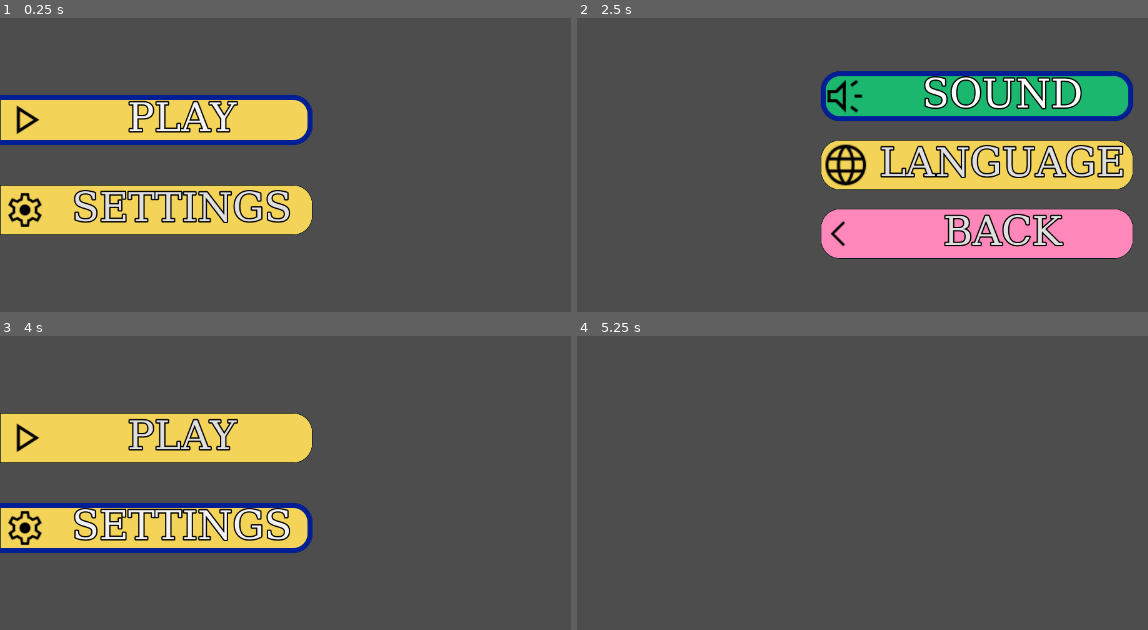
Above: before the commit, frames 1-4 (two rows, left to right).
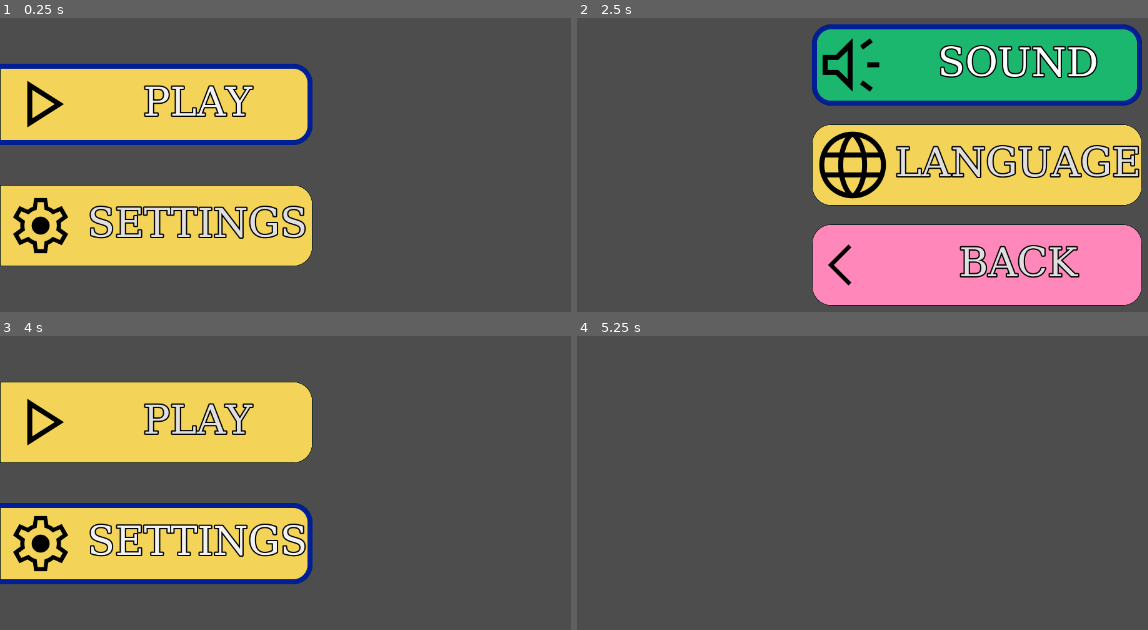
Above: after the commit, the same moments.

Repository: shahriarlabib000/simple_godot4_ui
Game: Godot game, scene res://UI/ui.tscn
Two runs of this game, one before a commit and one after it. Both use one fixed random seed, a clock stepped at 60 frames per second and the inputs below.
Inputs:
- Up to frame 1 (0.25 s): no input
- Up to frame 2 (2.5 s): click "PLAY" at 0.5 s; click "PLAY" at 1.25 s; click "SETTINGS" at 2 s
- Up to frame 3 (4 s): click "BACK" at 2.75 s; tap Enter at 3.5 s; hold Up (ui_up) from 3.53 s (still down)
- Up to frame 4 (5.25 s): release Up (ui_up) at 4.28 s; hold Down (ui_down) 4.28-5.03 s; tap Space at 5 s; hold Up (ui_up) from 5.03 s (still down)

The runs differ from the first frame. In frame 1, 19% of the frame differs, in the area x 0-55%, y 15-85%; in frame 2, 41%, in the area x 41-99%, y 2-98%; in frame 3, 18%; in frame 4, nothing differs.

Commit message:
resize svg

Diff:
--- a/UI/icons/back.svg
+++ b/UI/icons/back.svg
@@ -1,4 +1,4 @@
-<svg xmlns="http://www.w3.org/2000/svg" height="64px" viewBox="0 -1560 1560 1560" width="64px" fill="#000000">
+<svg xmlns="http://www.w3.org/2000/svg" height="128px" viewBox="0 -1560 1560 1560" width="128px" fill="#000000">
 <g transform="translate(300, -300)">
 <path d="M400-80 0-480l400-400 56 57-343 343 343 343-56 57Z"/>
 </g>
--- a/UI/icons/language.svg
+++ b/UI/icons/language.svg
@@ -1 +1 @@
-<svg xmlns="http://www.w3.org/2000/svg" height="48px" viewBox="0 -960 960 960" width="48px" fill="#000000"><path d="M480-80q-84 …(822 unchanged characters)…
+<svg xmlns="http://www.w3.org/2000/svg" height="128px" viewBox="0 -960 960 960" width="128px" fill="#000000"><path d="M480-80q-84 …(822 unchanged characters)…
--- a/UI/icons/mute.svg
+++ b/UI/icons/mute.svg
@@ -1 +1 @@
-<svg xmlns="http://www.w3.org/2000/svg" height="64px" viewBox="0 -960 960 960" width="64px" fill="#000000"><path d="m611-323-43- …(187 unchanged characters)…
+<svg xmlns="http://www.w3.org/2000/svg" height="128px" viewBox="0 -960 960 960" width="128px" fill="#000000"><path d="m611-323-43- …(187 unchanged characters)…
--- a/UI/icons/play.svg
+++ b/UI/icons/play.svg
@@ -1 +1 @@
-<svg xmlns="http://www.w3.org/2000/svg" height="64px" viewBox="0 -960 960 960" width="64px" fill="#000000"><path d="M320-203v-560l440 280-440 280Zm60-280Zm0 171 269-171-269-171v342Z"/></svg>
+<svg xmlns="http://www.w3.org/2000/svg" height="128px" viewBox="0 -960 960 960" width="128px" fill="#000000"><path d="M320-203v-560l440 280-440 280Zm60-280Zm0 171 269-171-269-171v342Z"/></svg>
--- a/UI/icons/settings.svg
+++ b/UI/icons/settings.svg
@@ -1,4 +1,4 @@
-<svg xmlns="http://www.w3.org/2000/svg" height="64px" viewBox="0 -1160 1160 1160" width="64px" fill="#000000">
+<svg xmlns="http://www.w3.org/2000/svg" height="128px" viewBox="0 -1160 1160 1160" width="128px" fill="#000000">
  <g transform="translate(100, -100)">
 <path d="m388-80-20-126q-19-7-40-19t-37-25l-118 54-93-164 108-79q-2-9-2.5-20.5T185-480q0-9 .5-20.5T188-521L80-600l93-16 …(573 unchanged characters)…
 </g>
--- a/UI/icons/sound.svg
+++ b/UI/icons/sound.svg
@@ -1 +1 @@
-<svg xmlns="http://www.w3.org/2000/svg" height="64px" viewBox="0 -960 960 960" width="64px" fill="#000000"><path d="M655-452v-60 …(183 unchanged characters)…
+<svg xmlns="http://www.w3.org/2000/svg" height="128px" viewBox="0 -960 960 960" width="128px" fill="#000000"><path d="M655-452v-60 …(183 unchanged characters)…
--- a/UI/ui.tscn
+++ b/UI/ui.tscn
@@ -76,7 +76,6 @@
 action_mode = 0
 text = "PLAY"
 icon = ExtResource("3_4fiuh")
-expand_icon = true
 
 [node name="settings" type="Button" parent="btns" groups=["ui_btn"]]
 custom_minimum_size = Vector2(500, 80)
@@ -85,7 +84,6 @@
 action_mode = 0
 text = "SETTINGS"
 icon = ExtResource("4_h81ot")
-expand_icon = true
 
 [node name="settingsMenu" type="VBoxContainer" parent="."]
 visible = false
@@ -118,7 +116,6 @@
 action_mode = 0
 text = "SOUND"
 icon = ExtResource("6_0w6e5")
-expand_icon = true
 
 [node name="lang" type="Button" parent="settingsMenu" groups=["ui_btn"]]
 custom_minimum_size = Vector2(500, 80)
@@ -127,7 +124,6 @@
 action_mode = 0
 text = "LANGUAGE"
 icon = ExtResource("7_h81ot")
-expand_icon = true
 
 [node name="back" type="Button" parent="settingsMenu" groups=["ui_btn"]]
 custom_minimum_size = Vector2(500, 80)
@@ -137,7 +133,6 @@
 action_mode = 0
 text = "BACK"
 icon = ExtResource("7_o2jkc")
-expand_icon = true
 
 [node name="btnSound" type="AudioStreamPlayer" parent="."]
 stream = ExtResource("9_4fiuh")
--- a/project.godot
+++ b/project.godot
@@ -14,7 +14,8 @@
 config/tags=PackedStringArray("ui")
 run/main_scene="uid://buekxu7cfy6ki"
 config/features=PackedStringArray("4.5", "GL Compatibility")
-config/icon="res://icon.svg"
+config/icon="uid://cjpcxynkygc7e"
+boot_splash/image="uid://cjpcxynkygc7e"
 
 [display]
 
Not shown, added: repo_assets/simple_ui.png.import
